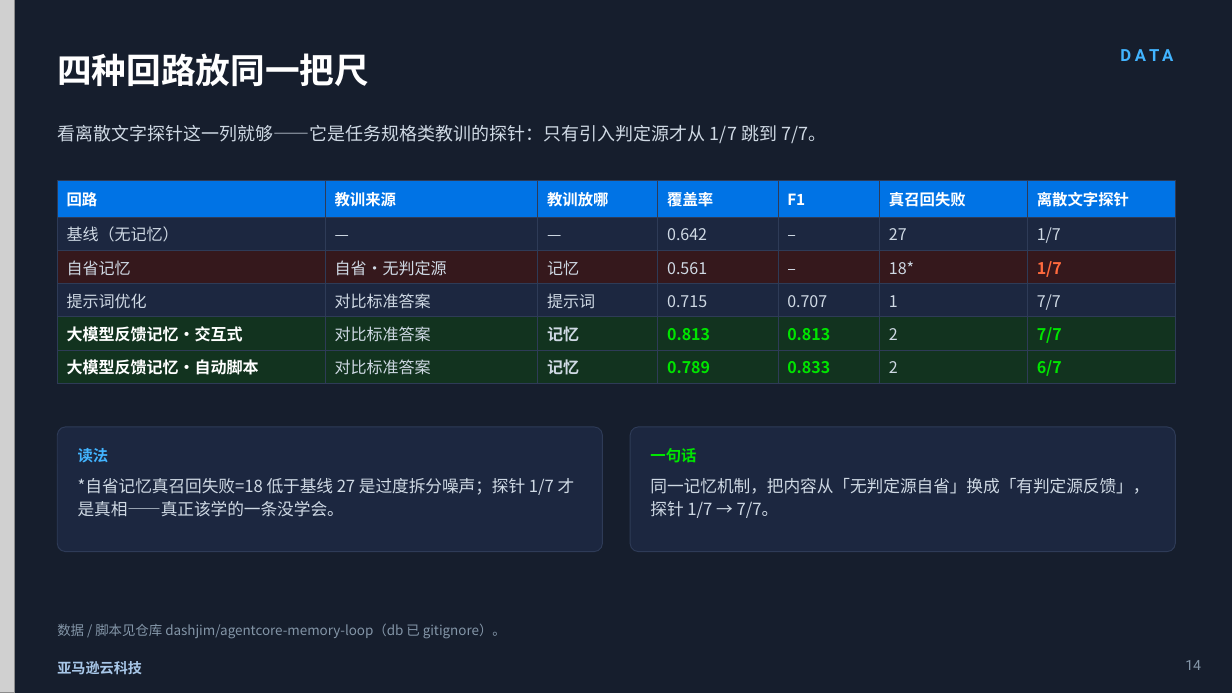
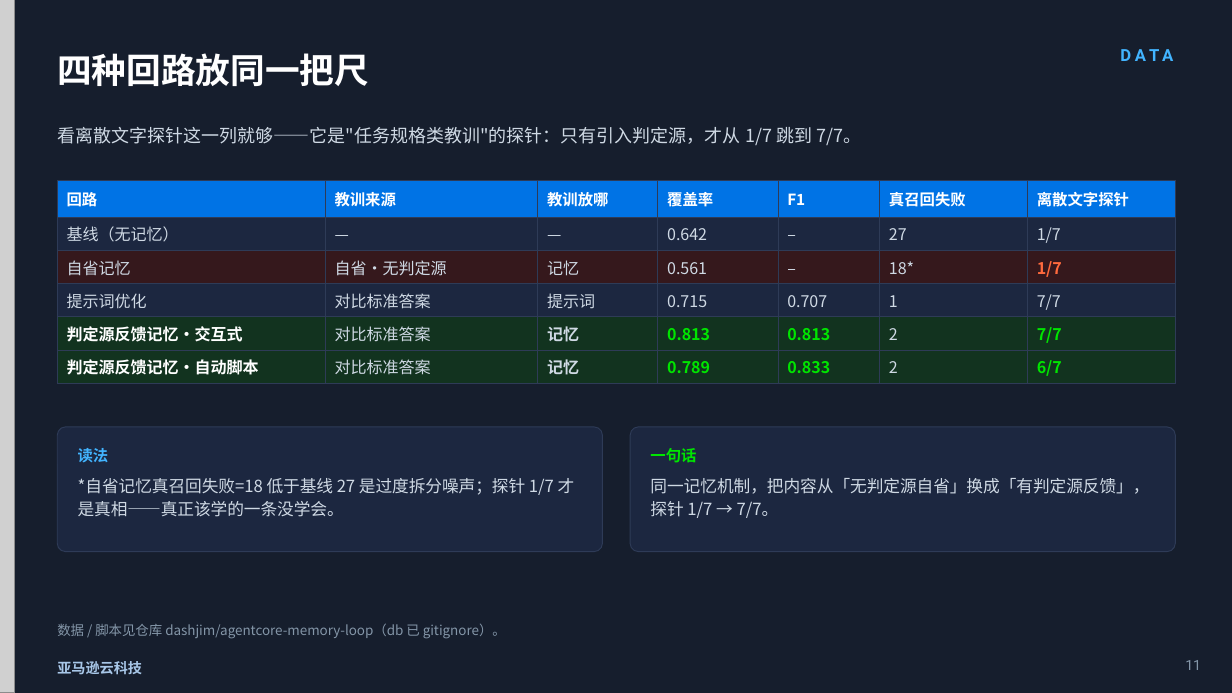
Before and after one commit to dashjim/agentcore-memory-loop, a slide deck: slide 11 of docs/记忆能让Agent越跑越好吗.pptx (slide 14 before the commit). Drawn at 1232x693 pixels with LibreOffice and Linux fonts; fonts in the diff are those of the drawing; grey boxes stand for pictures. Boxes give left, top, right and bottom in pixels: in the first picture for what was removed or moved away, otherwise in the second. Text is boxed around its words. In the diff, an @@ line names an element or a change of style, - is before the commit and + after.

```diff
--- a/docs/记忆能让Agent越跑越好吗.pptx
+++ b/docs/记忆能让Agent越跑越好吗.pptx
@@ text at (x1=57, y1=127, x2=861, y2=145): text changed @@
-看离散文字探针这一列就够——它是任务规格类教训的探针：只有引入判定源才从 1/7 跳到 7/7。
+看离散文字探针这一列就够——它是"任务规格类教训"的探针：只有引入判定源，才从 1/7 跳到 7/7。
@@ table at (x1=57, y1=180, x2=1176, y2=411) @@
-row 5, column 1: 大模型反馈记忆·交互式
+row 5, column 1: 判定源反馈记忆·交互式
-row 6, column 1: 大模型反馈记忆·自动脚本
+row 6, column 1: 判定源反馈记忆·自动脚本
@@ text at (x1=1185, y1=660, x2=1201, y2=670): text changed @@
-14
+11
```
Also in this commit, not shown: 8 other slides changed, 3 slides added, 6 slides removed, 1 other file.
